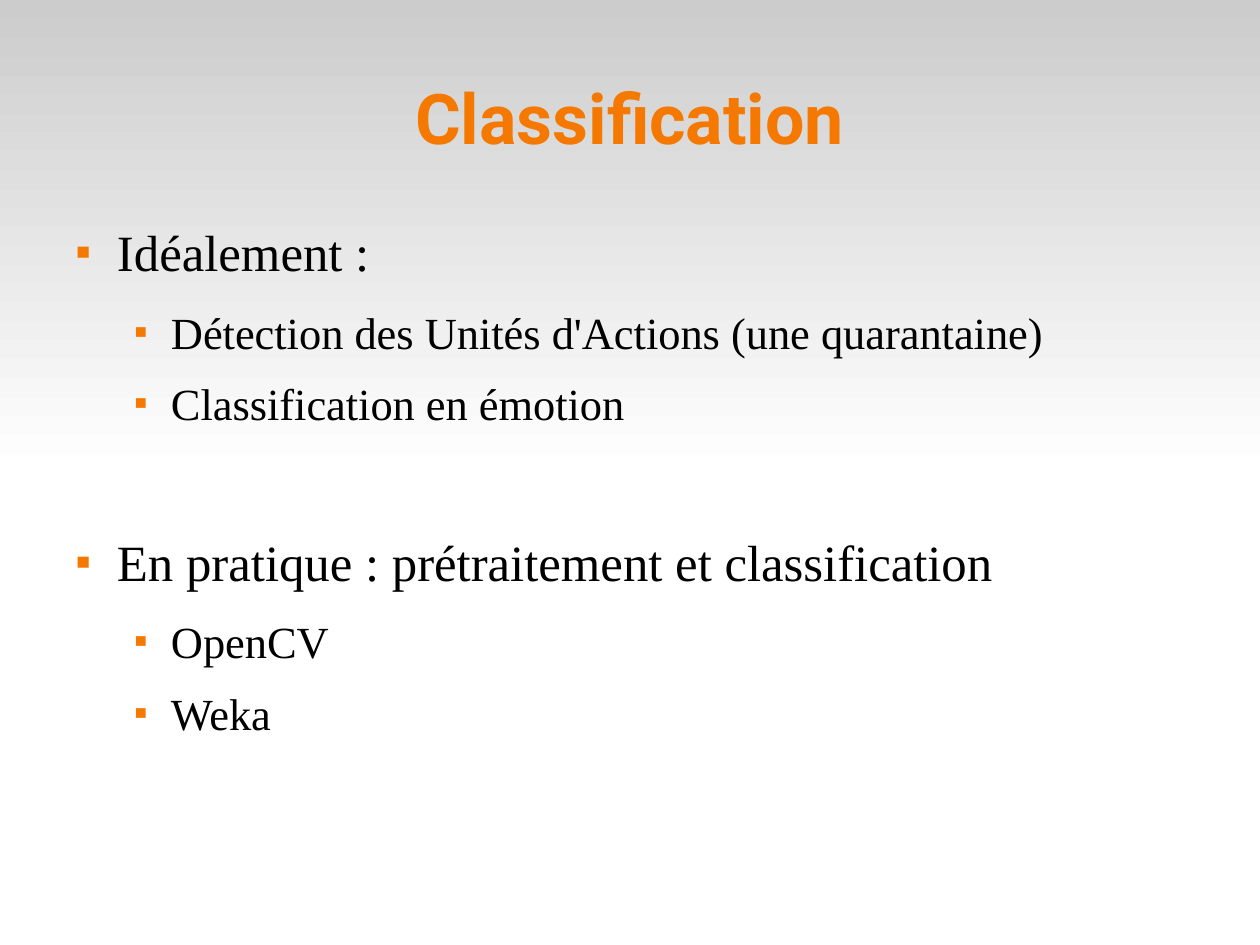
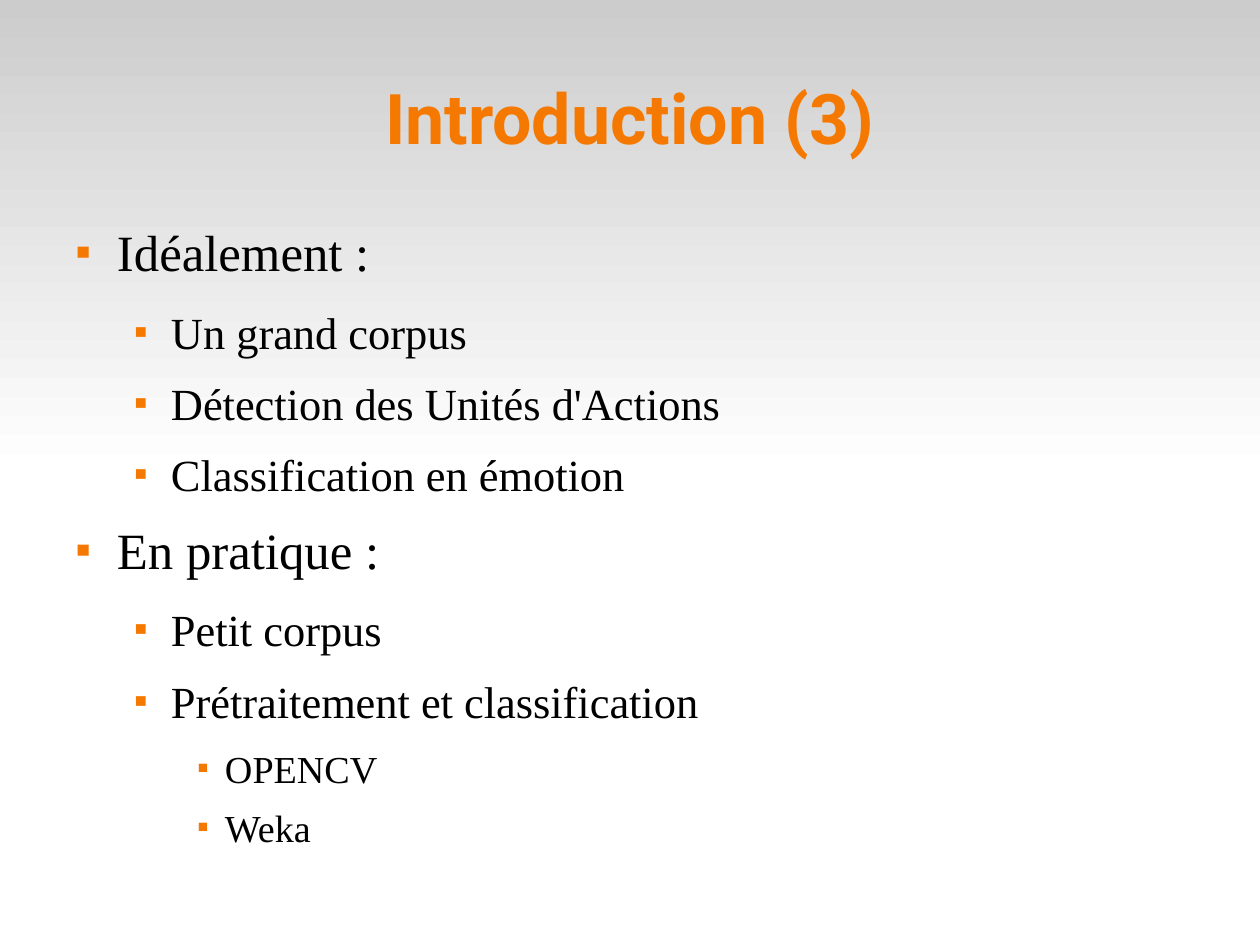
Before and after one commit to sairamnivedita/emotion-detection, a slide deck: slide 6 of doc/pres.odp (slide 8 before the commit). Drawn at 1260x945 pixels with LibreOffice and Linux fonts; fonts in the diff are those of the drawing. Boxes give left, top, right and bottom in pixels: in the first picture for what was removed or moved away, otherwise in the second. Text is boxed around its words. In the diff, an @@ line names an element or a change of style, - is before the commit and + after.

```diff
--- a/doc/pres.odp
+++ b/doc/pres.odp
@@ title at box(385, 89, 874, 160): text changed @@
-Classification
+Introduction (3)
@@ text at box(171, 318, 720, 421): text changed @@
-  ■ Détection des Unités d'Actions (une quarantaine)
+  ■ Un grand corpus
+  ■ Détection des Unités d'Actions
@@ text at box(117, 535, 698, 784): text changed; size 32 to 28 pt @@
-■ En pratique : prétraitement et classification
-  ■ OpenCV
+■ En pratique :
+  ■ Petit corpus
+  ■ Prétraitement et classification
+    ■ OPENCV
@@ text at box(225, 815, 311, 843): size 28 to 24 pt in "Weka"; list level 2 to 3 in "Weka" @@
```
Also in this commit, not shown: 7 other slides changed, 6 slides added, 3 slides removed, 1 other file.
